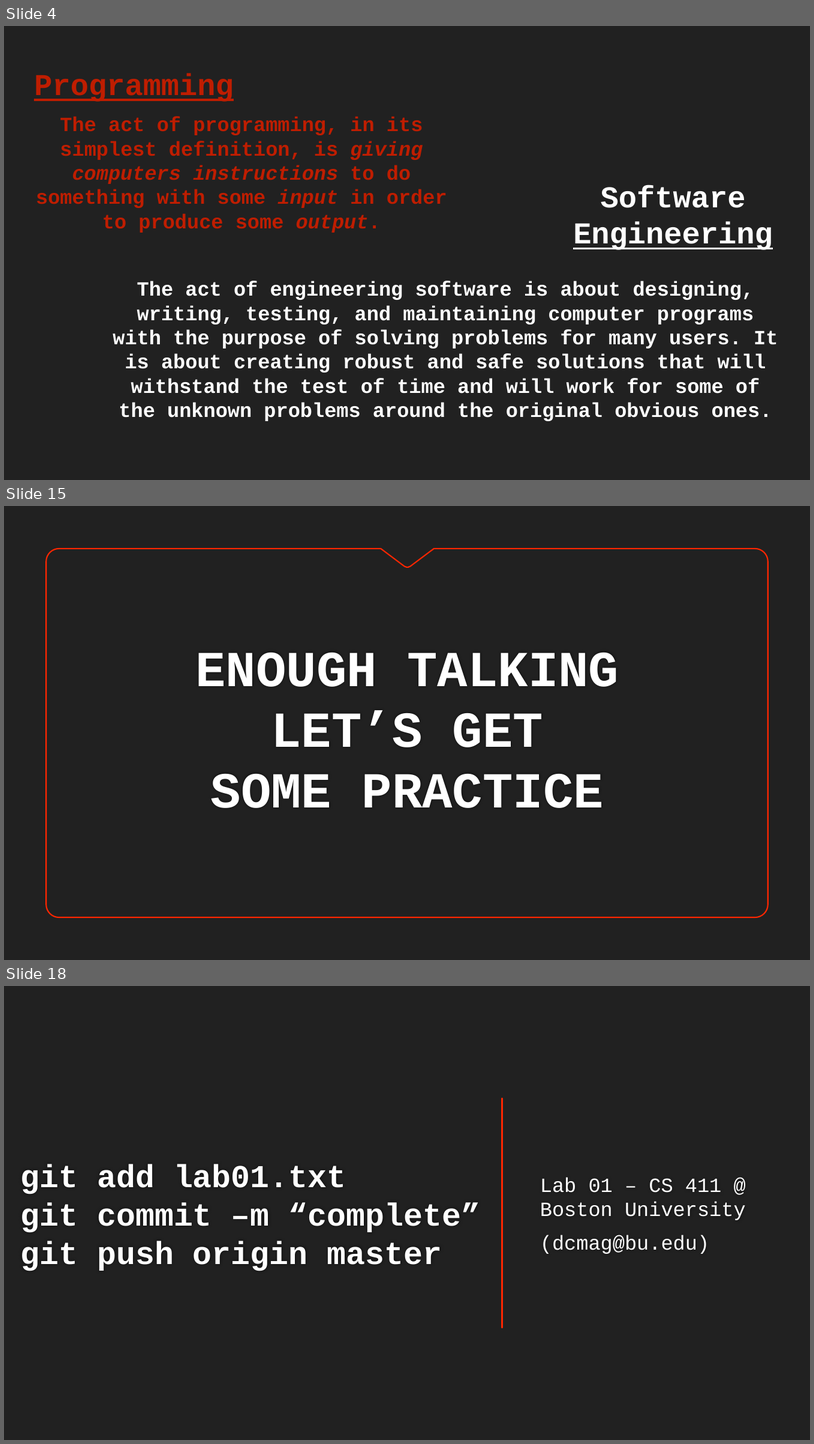
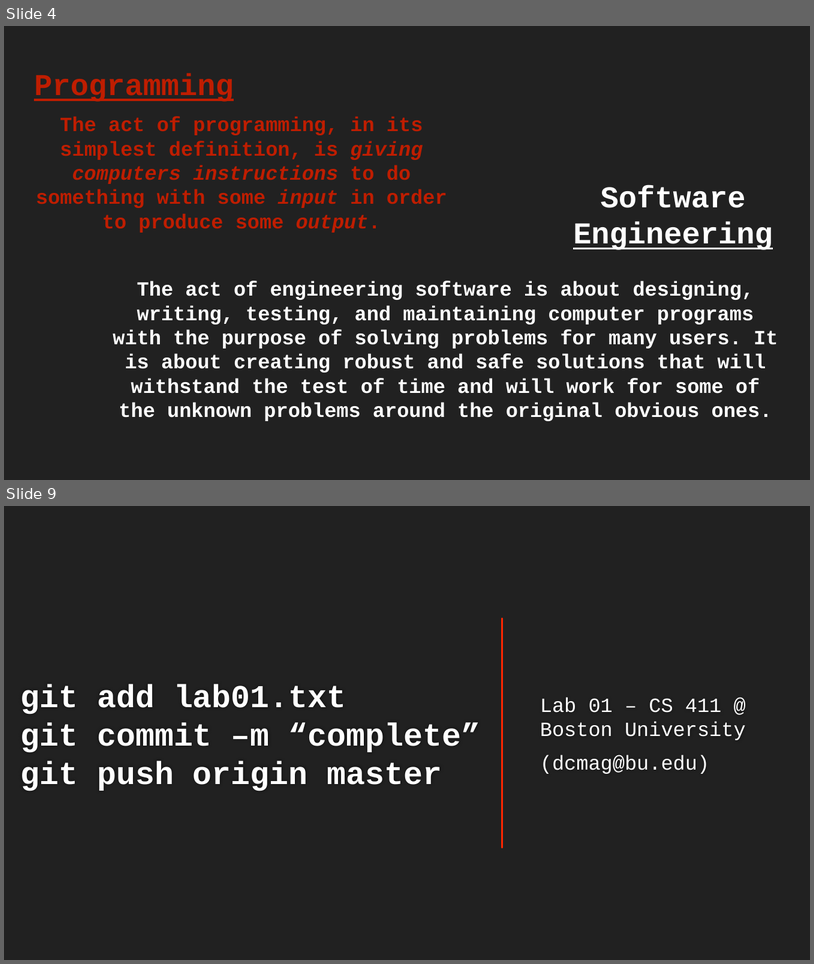
Before and after one commit to dcmaglione/bu-cs411-spring24, a slide deck: lab_slides/Lab-01/Lab-01.pptx. Shown one above the other, each under a label of ours: slides 4, 15 and 18 before the commit, slides 4 and 9 after it; the slides between them are not shown. The pictures are 814x1444 and 814x964 pixels, drawn with LibreOffice and Linux fonts; fonts in the diff are those of the drawing; background and template pictures are left out. Boxes give left, top, right and bottom in pixels: in the first picture for what was removed or moved away, otherwise in the second. Text is boxed around its words. In the diff, an @@ line names an element or a change of style, - is before the commit and + after.

```diff
--- a/lab_slides/Lab-01/Lab-01.pptx
+++ b/lab_slides/Lab-01/Lab-01.pptx
@@ slide 15 removed at box(4, 506, 810, 960), background #212121 @@
@@ freeform shape removed at box(47, 549, 768, 917) @@
@@ title removed at box(196, 652, 619, 808) @@
-ENOUGH TALKING
-LET’S GET
-SOME PRACTICE
@@ what was slide 18 is now slide 9 @@
```
Also in this commit, not shown: 1 slide changed, 4 slides added, 12 other slides removed, 4 other files.
